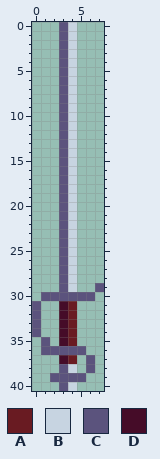
Pixel-art sprite, stored at src/assets/rapier.png. Above is the file before it was changed.
The file is 8x41 pixels.
Palette (. is transparent): A #691b22  B #c7d4e1  C #5b537d  D #450c28
Pixels before, first column x 0:
 0 ...CB...
 1 ...CB...
 2 ...CB...
 3 ...CB...
 4 ...CB...
 5 ...CB...
 6 ...CB...
 7 ...CB...
 8 ...CB...
 9 ...CB...
10 ...CB...
11 ...CB...
12 ...CB...
13 ...CB...
14 ...CB...
15 ...CB...
16 ...CB...
17 ...CB...
18 ...CB...
19 ...CB...
20 ...CB...
21 ...CB...
22 ...CB...
23 ...CB...
24 ...CB...
25 ...CB...
26 ...CB...
27 ...CB...
28 ...CB...
29 ...CB..C
30 .CCCCCC.
31 C..DA...
32 C..DA...
33 C..DA...
34 C..DA...
35 .C.DA...
36 .CCCCC..
37 ...DA.C.
38 ...CB.C.
39 ..CCCC..
40 ...CB...
Now the later version:
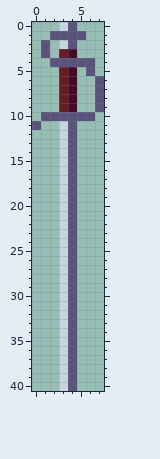
From old to new:
Changed rows in their new state; - is an unchanged pixel.
first column x 0:
 0 ---BC---
 1 --C-CC--
 2 -C-BC---
 3 -C-AD---
 4 --C-CCC-
 5 ---AD-C-
 6 ---AD--C
 7 ---AD--C
 8 ---AD--C
 9 ---AD--C
10 -CC-CCC-
11 C--BC---
12 ---BC---
13 ---BC---
14 ---BC---
15 ---BC---
16 ---BC---
17 ---BC---
18 ---BC---
19 ---BC---
20 ---BC---
21 ---BC---
22 ---BC---
23 ---BC---
24 ---BC---
25 ---BC---
26 ---BC---
27 ---BC---
28 ---BC---
29 ---BC--.
30 -..B-..-
31 .--BC---
32 .--BC---
33 .--BC---
34 .--BC---
35 -.-BC---
36 -..B-.--
37 ---BC-.-
38 ---BC-.-
39 --.B-.--
40 ---BC---
Pixel boxes of the changes (left, top, right, bottom) in both pictures:
changed: (32, 22, 104, 391)
